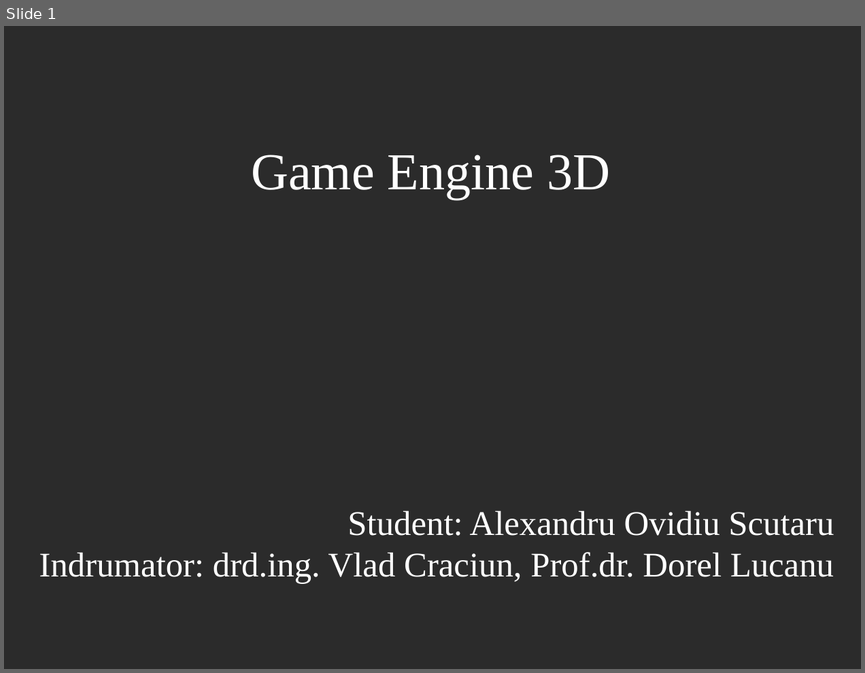
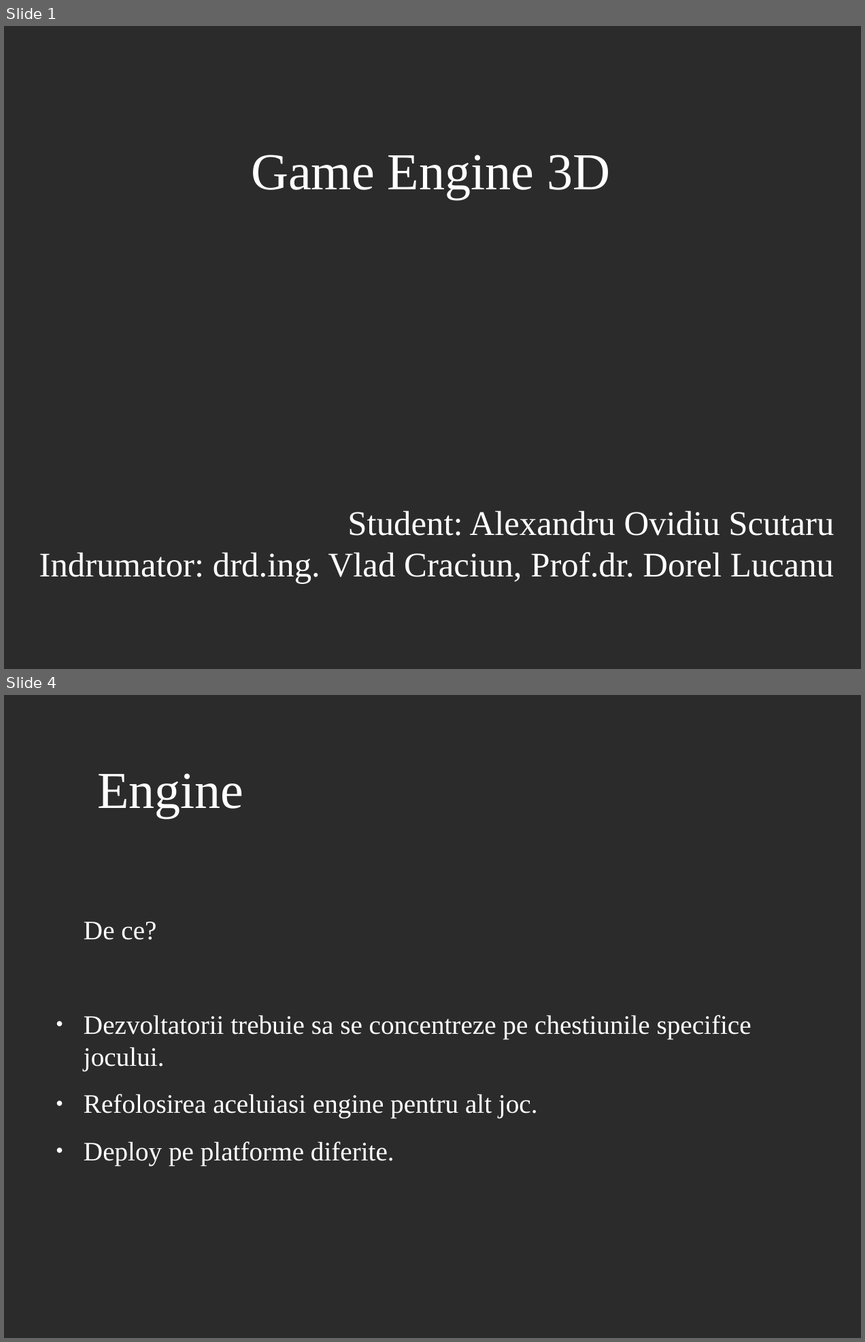
Before and after one commit to AlexandruScutaru/Licenta2019AlexandruOvidiuScutaru, a slide deck: GameEngine3D_prezentare.odp. Shown one above the other, each under a label of ours: slide 1 before the commit, slides 1 and 4 after it; the slides between them are not shown. The pictures are 865x673 and 865x1342 pixels, drawn with LibreOffice and Linux fonts; fonts in the diff are those of the drawing; background and template pictures are left out; a plain dark background stands for a picture behind light text. Boxes give left, top, right and bottom in pixels: in the first picture for what was removed or moved away, otherwise in the second. Text is boxed around its words. In the diff, an @@ line names an element or a change of style, - is before the commit and + after.

```diff
--- a/GameEngine3D_prezentare.odp
+++ b/GameEngine3D_prezentare.odp
@@ slide 4 added at box(4, 695, 861, 1338), background picture (left out) @@
@@ title added at box(97, 773, 244, 818), 48 pt, text #FFFFFF @@
+Engine
@@ text added at box(84, 921, 751, 1165), 24.7 pt, text #FFFFFF @@
+De ce?
+● Dezvoltatorii trebuie sa se concentreze pe chestiunile specifice jocului.
+● Refolosirea aceluiasi engine pentru alt joc.
+● Deploy pe platforme diferite.
```
Also in this commit, not shown: 1 slide changed, 16 other slides added, 13 slides removed.
